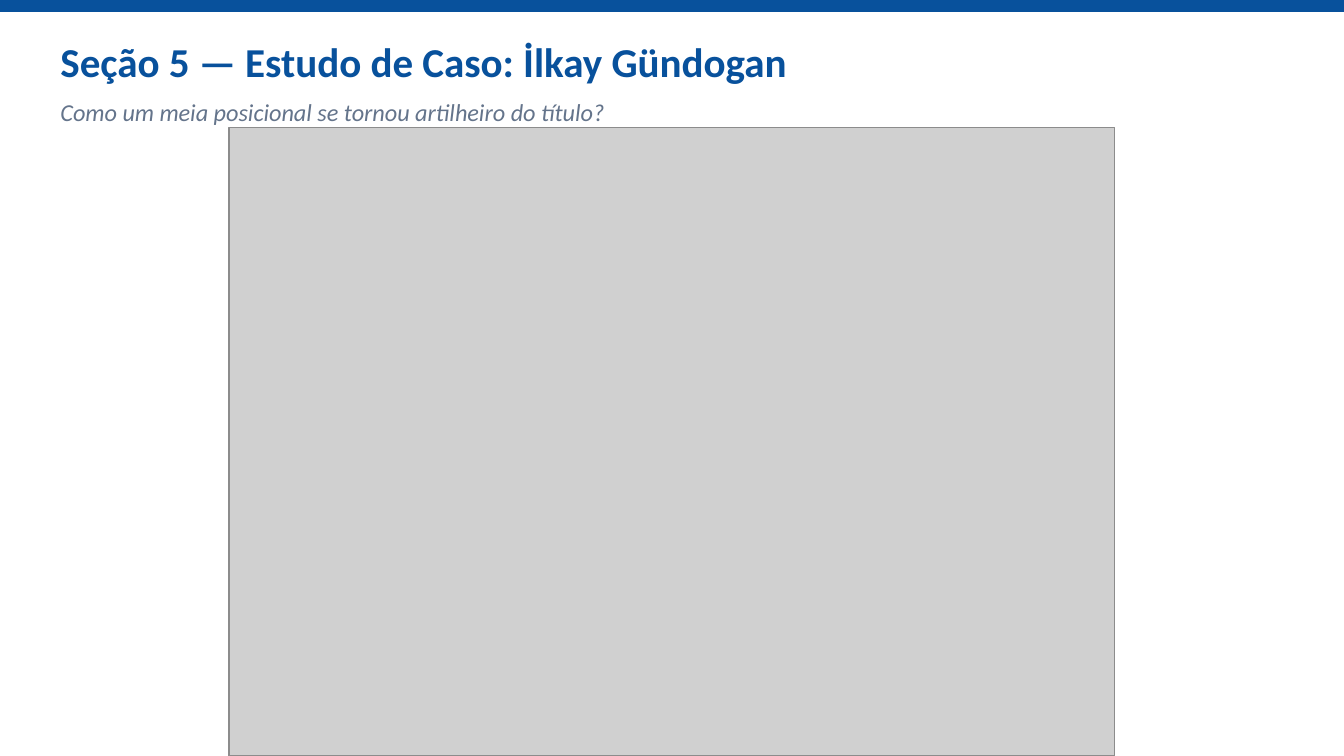
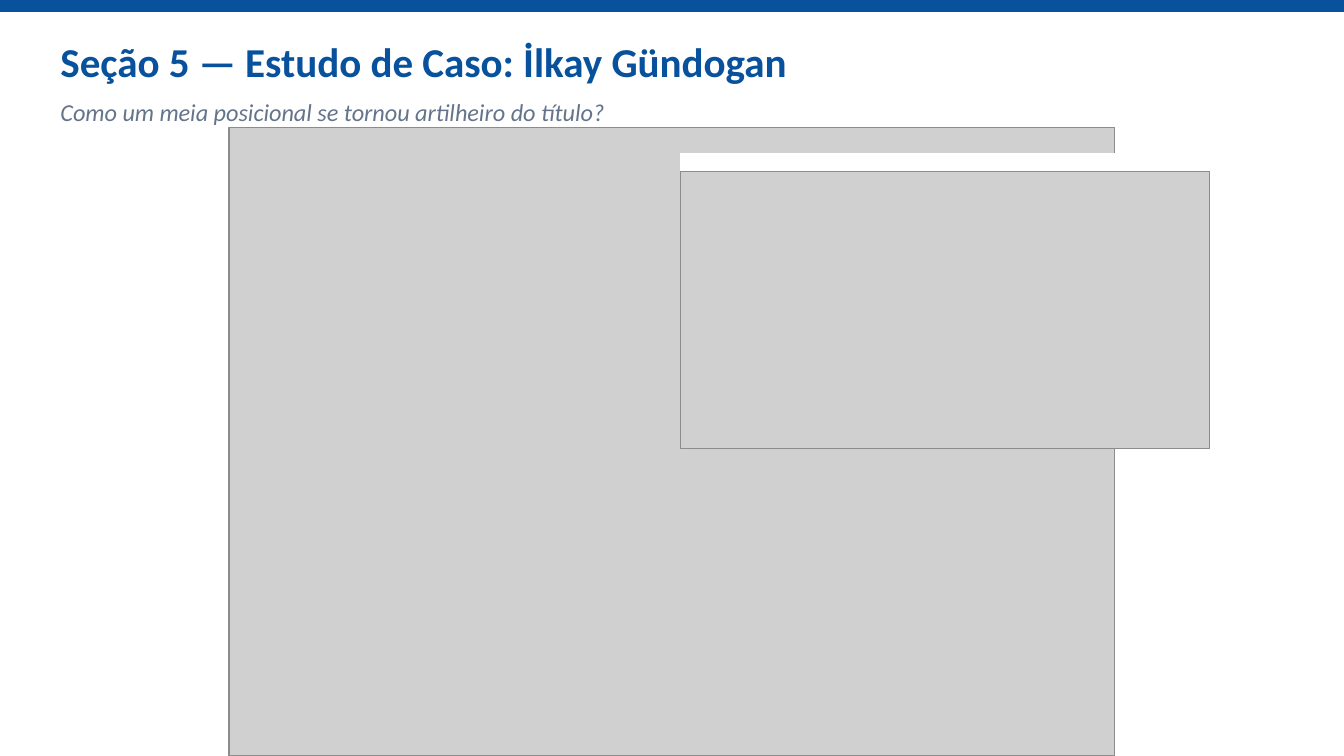
Before and after one commit to carolabdu/futebol-analise, a slide deck: slide 13 of Analise_City_2021.pptx. Drawn at 1344x756 pixels with LibreOffice and Linux fonts; fonts in the diff are those of the drawing; grey boxes stand for pictures. Boxes give left, top, right and bottom in pixels: in the first picture for what was removed or moved away, otherwise in the second. Text is boxed around its words. In the diff, an @@ line names an element or a change of style, - is before the commit and + after.

```diff
--- a/Analise_City_2021.pptx
+++ b/Analise_City_2021.pptx
@@ rectangle added at (680, 153, 1122, 449), fill #FFFFFF, outline #FFFFFF 0.75 pt @@
@@ picture added at (680, 171, 1210, 449) @@
```
Also in this commit, not shown: 3 other slides changed.
